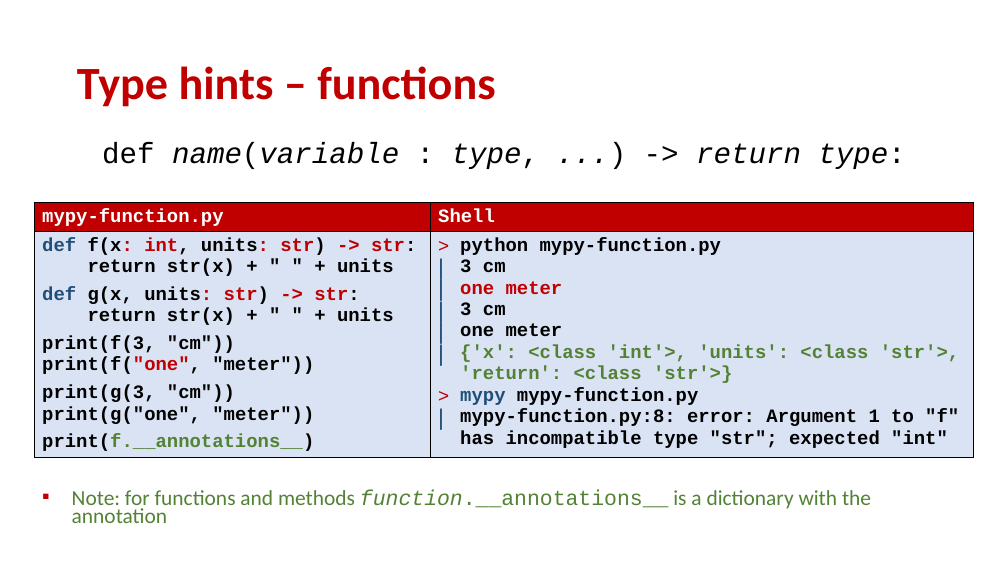
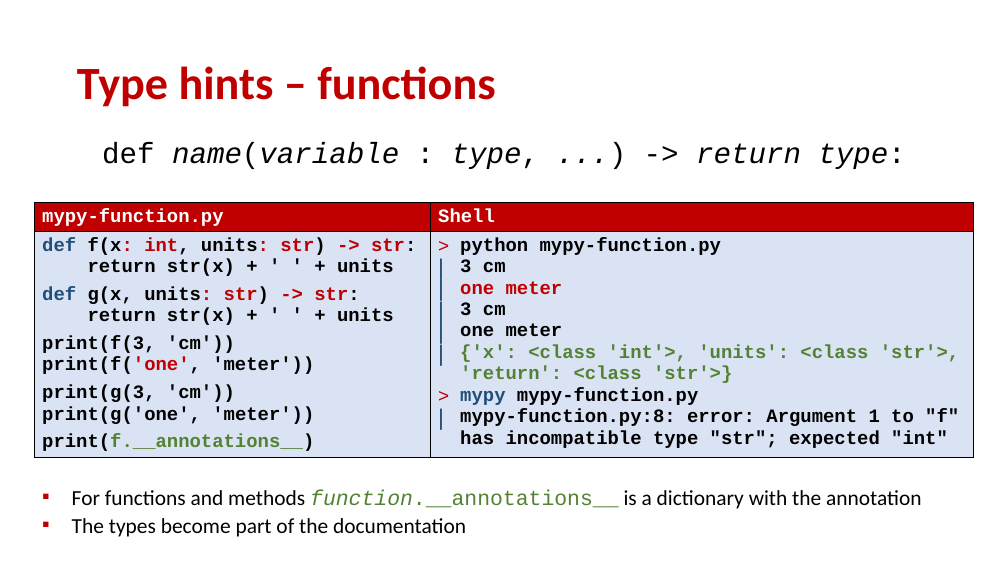
Before and after one commit to gsbrodal/gsbrodal.github.io, a slide deck: slide 33 of ipsa/slides/testing.pptx (slide 31 before the commit). Drawn at 1008x567 pixels with LibreOffice and Linux fonts; fonts in the diff are those of the drawing. Boxes give left, top, right and bottom in pixels: in the first picture for what was removed or moved away, otherwise in the second. Text is boxed around its words. In the diff, an @@ line names an element or a change of style, - is before the commit and + after.

```diff
--- a/ipsa/slides/testing.pptx
+++ b/ipsa/slides/testing.pptx
@@ table at box(35, 203, 974, 470) @@
@@ row 2, column 1: "def f(x: int, units: str) -> str: / return str(x) + " " + units / def g(x, units: str) -> str: / return str(x) + " " + units / print(f(3, "cm")) / print(f("one", "meter")) / print(g(3, "cm")) / print(g("one", "meter")) / print(f.__annotations__)" to "def f(x: int, units: str) -> str: / return str(x) + ' ' + units / def g(x, units: str) -> str: / return str(x) + ' ' + units / print(f(3, 'cm')) / print(f('one', 'meter')) / print(g(3, 'cm')) / print(g('one', 'meter')) / print(f.__annotations__)" @@
@@ text at box(72, 489, 922, 537): text changed; text colour #548235 to #000000 @@
-▪ Note: for functions and methods function.__annotations__ is a dictionary with the annotation
+▪ For functions and methods function.__annotations__ is a dictionary with the annotation
+▪ The types become part of the documentation
```
Also in this commit, not shown: 19 other slides changed, 3 slides added, 1 slide removed, 4 other files.
